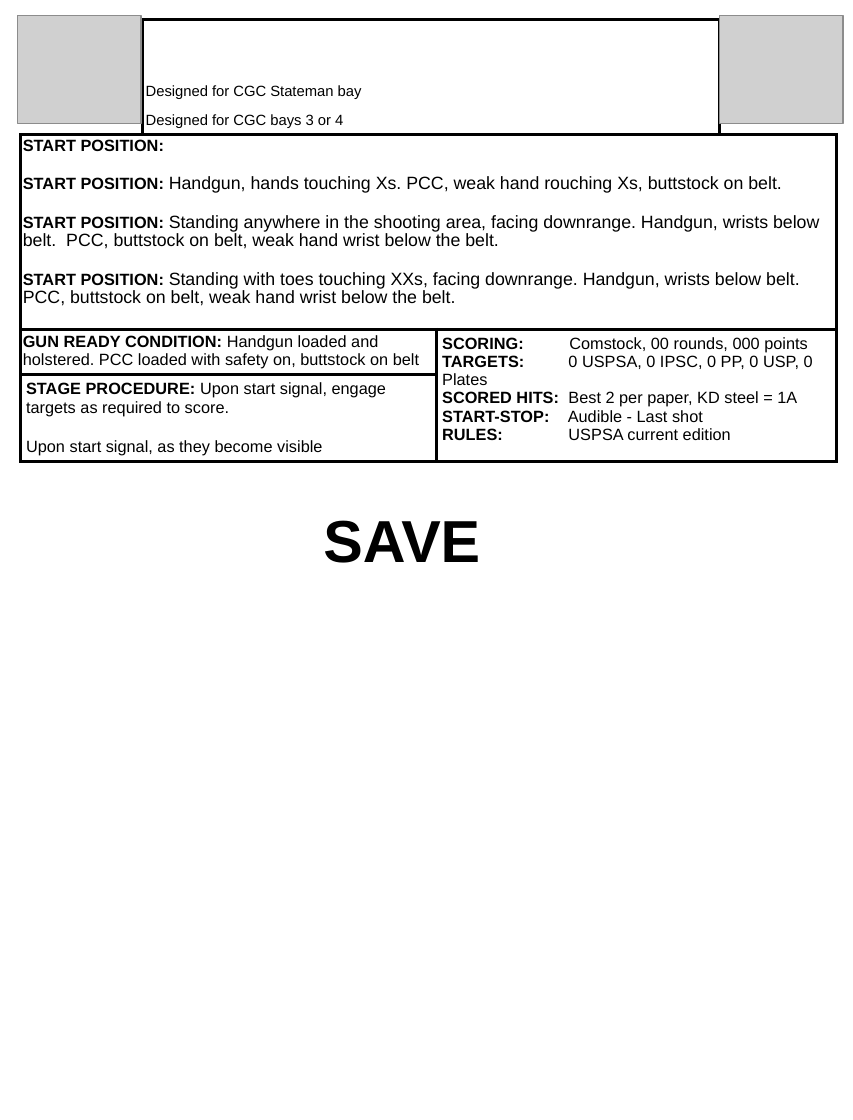
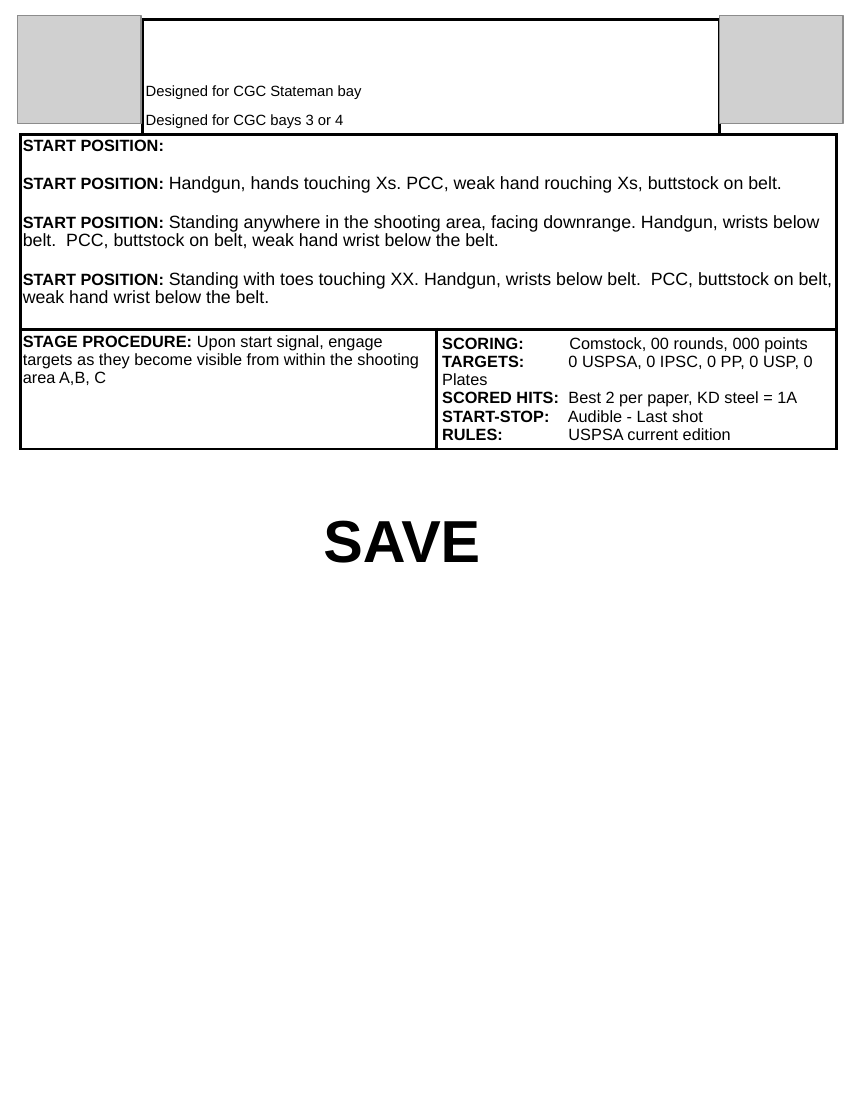
Before and after one commit to JeffSchroeder/USPSA, a slide deck: slide 1 of USPSA_StageDesignTemplate.pptx. Drawn at 853x1120 pixels with LibreOffice and Linux fonts; fonts in the diff are those of the drawing; grey boxes stand for pictures. Boxes give left, top, right and bottom in pixels: in the first picture for what was removed or moved away, otherwise in the second. Text is boxed around its words. In the diff, an @@ line names an element or a change of style, - is before the commit and + after.

```diff
--- a/USPSA_StageDesignTemplate.pptx
+++ b/USPSA_StageDesignTemplate.pptx
@@ table at <box>20,19,836,474</box> @@
-row 2: START POSITION: / START POSITION: Handgun, hands touching Xs. PCC, weak hand rouching Xs, buttstock on belt. / START POSITION: Standing anywhere in the shooting area, facing downrange. Handgun, wrists below belt. PCC, buttstock on belt, weak hand wrist below the belt. / START POSITION: Standing with toes touching XXs, facing downrange. Handgun, wrists below belt. PCC, buttstock on belt, weak hand wrist below the belt. |  |  | 
-row 3: GUN READY CONDITION: Handgun loaded and holstered. PCC loaded with safety on, buttstock on belt |  | SCORING: Comstock, 00 rounds, 000 points / TARGETS: 0 USPSA, 0 IPSC, 0 PP, 0 USP, 0 Plates / SCORED HITS: Best 2 per paper, KD steel = 1A / START-STOP: Audible - Last shot / RULES: USPSA current edition | 
-row 4: STAGE PROCEDURE: Upon start signal, engage targets as required to score. / Upon start signal, as they become visible |  |  | 
+row 2: START POSITION: / START POSITION: Handgun, hands touching Xs. PCC, weak hand rouching Xs, buttstock on belt. / START POSITION: Standing anywhere in the shooting area, facing downrange. Handgun, wrists below belt. PCC, buttstock on belt, weak hand wrist below the belt. / START POSITION: Standing with toes touching XX. Handgun, wrists below belt. PCC, buttstock on belt, weak hand wrist below the belt. |  |  | 
+row 3: STAGE PROCEDURE: Upon start signal, engage targets as they become visible from within the shooting area A,B, C |  | SCORING: Comstock, 00 rounds, 000 points / TARGETS: 0 USPSA, 0 IPSC, 0 PP, 0 USP, 0 Plates / SCORED HITS: Best 2 per paper, KD steel = 1A / START-STOP: Audible - Last shot / RULES: USPSA current edition | 
```
Also in this commit, not shown: 7 other files.
